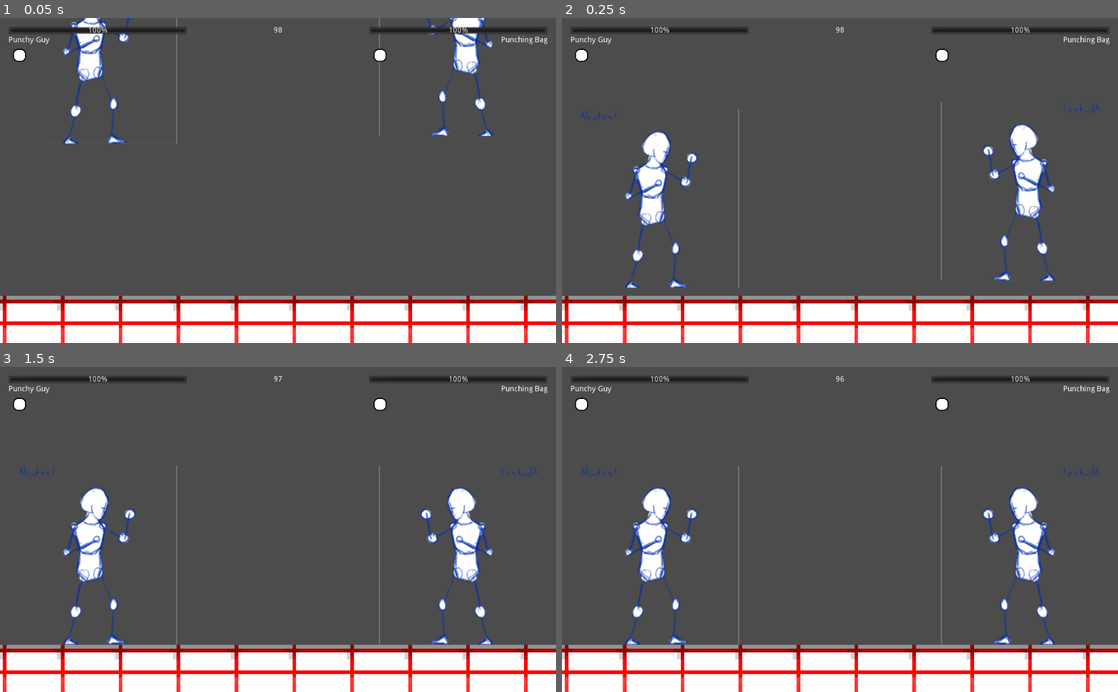
Above: before the commit, frames 1-4 (two rows, left to right).
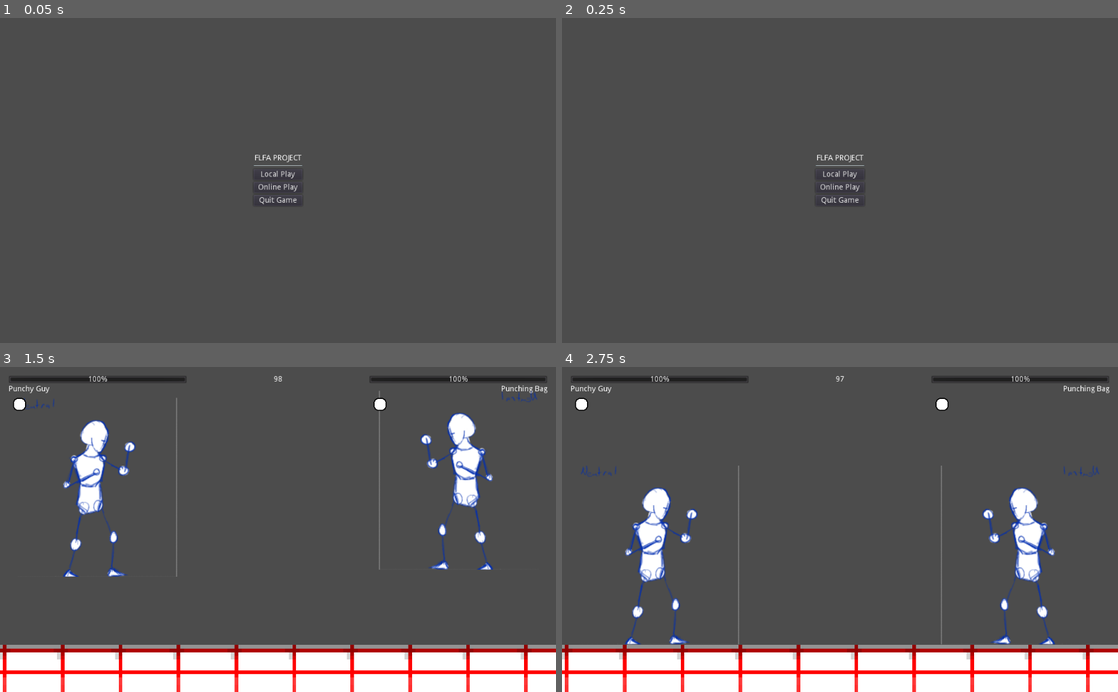
Above: after the commit, the same moments.

Repository: PistolRcks/flfa-project
Game: Godot game, scene res://ui/MainMenu.tscn
Two runs of this game, one before a commit and one after it. Both use one fixed random seed, a clock stepped at 60 frames per second and the inputs below. Before the commit the project starts from res://level/basic_arena/TestingArena.tscn.
Inputs (mouse positions are in pixels of both pictures, inside the frame that each line leads up to):
- Up to frame 1 (0.05 s): no input
- Up to frame 2 (0.25 s): no input
- Up to frame 3 (1.5 s): click (278, 536) at 0.5 s, where only the run after the commit has a clickable "Online Play"; click (278, 523) at 1.25 s, where only the run after the commit has a clickable "Local Play"
- Up to frame 4 (2.75 s): tap Enter at 2 s

The runs differ from the first frame. In frame 1, 19% of the frame differs, in the area x 0-100%, y 0-100%; in frame 2, 20%, in the area x 0-100%, y 2-100%; in frame 3, 6.7%; in frame 4, less than 0.1%.

Commit message:
Created main menu, compartmentalization
Created a very basic main menu for the game. Some things were moved around for clarity's sake.
Also, I made a modal scene.

Diff:
--- a/entity/anim/basic_statemachine.tres
+++ b/entity/anim/basic_statemachine.tres
@@ -48,7 +48,7 @@
 nodes/OneShot/position = Vector2( 100, 120 )
 nodes/Transition/node = SubResource( 22 )
 nodes/Transition/position = Vector2( -140, 220 )
-node_connections = [ "output", 0, "OneShot", "Transition", 3, "Animation 2", "OneShot", 0, "Animation", "OneShot", 1, "Transition" ]
+node_connections = [ "output", 0, "OneShot", "OneShot", 0, "Animation", "OneShot", 1, "Transition", "Transition", 3, "Animation 2" ]
 
 [sub_resource type="AnimationNodeAnimation" id=31]
 animation = "crouch_trans"
@@ -104,7 +104,7 @@
 nodes/Transition/node = SubResource( 23 )
 nodes/Transition/position = Vector2( -40, 180 )
 nodes/output/position = Vector2( 400, 80 )
-node_connections = [ "output", 0, "OneShot", "Transition", 0, "Animation 3", "Transition", 1, "Animation 4", "Transition", 2, "Animation", "OneShot", 0, "Animation 2", "OneShot", 1, "Transition" ]
+node_connections = [ "output", 0, "OneShot", "OneShot", 0, "Animation 2", "OneShot", 1, "Transition", "Transition", 0, "Animation 3", "Transition", 1, "Animation 4", "Transition", 2, "Animation" ]
 
 [sub_resource type="AnimationNodeStateMachineTransition" id=6]
 
--- a/level/basic_arena/TestingArena.tscn
+++ b/level/basic_arena/TestingArena.tscn
@@ -1,7 +1,7 @@
 [gd_scene load_steps=9 format=2]
 
 [ext_resource path="res://entity/fighters/punchy_guy/PunchyGuy.tscn" type="PackedScene" id=1]
-[ext_resource path="res://ui/CombatUI.tscn" type="PackedScene" id=2]
+[ext_resource path="res://ui/components/CombatUI.tscn" type="PackedScene" id=2]
 [ext_resource path="res://level/Arena.gd" type="Script" id=3]
 [ext_resource path="res://level/basic_arena/res/tile.png" type="Texture" id=4]
 
--- a/project.godot
+++ b/project.godot
@@ -24,6 +24,11 @@
 "language": "GDScript",
 "path": "res://util/hitbox/Hitbox.gd"
 }, {
+"base": "PopupDialog",
+"class": "Modal",
+"language": "GDScript",
+"path": "res://ui/components/Modal.gd"
+}, {
 "base": "Entity",
 "class": "PlayerEntity",
 "language": "GDScript",
@@ -33,13 +38,14 @@
 "Combo": "",
 "Entity": "",
 "Hitbox": "",
+"Modal": "",
 "PlayerEntity": ""
 }
 
 [application]
 
 config/name="FLFA Project"
-run/main_scene="res://level/basic_arena/TestingArena.tscn"
+run/main_scene="res://ui/MainMenu.tscn"
 config/icon="res://icon.png"
 
 [autoload]
--- /dev/null
+++ b/ui/MainMenu.gd
@@ -0,0 +1,26 @@
+extends Control
+
+func _ready():
+	$"%QuitModal".set_title("Quit Game")
+	$"%QuitModal".set_info("Are you sure you want to quit the game?")
+
+""" Changes the scene to the TestingArena. """
+func _on_LocalButton_pressed():
+	get_tree().change_scene("res://level/basic_arena/TestingArena.tscn")
+
+
+func _on_OnlineButton_pressed():
+	pass # TODO: Eventually will prompt the user for an IP address
+
+""" Prompts the user if they want to quit the game. """
+func _on_ExitButton_pressed():
+	$"%QuitModal".popup()
+
+""" Closes the quit modal. """
+func _on_QuitModal_no_pressed():
+	$"%QuitModal".hide()
+
+""" Quits the game. """
+func _on_QuitModal_yes_pressed():
+	get_tree().notification(MainLoop.NOTIFICATION_WM_QUIT_REQUEST)
+	get_tree().quit()
--- /dev/null
+++ b/ui/MainMenu.tscn
@@ -0,0 +1,78 @@
+[gd_scene load_steps=3 format=2]
+
+[ext_resource path="res://ui/MainMenu.gd" type="Script" id=1]
+[ext_resource path="res://ui/components/Modal.tscn" type="PackedScene" id=2]
+
+[node name="MainMenu" type="Control"]
+anchor_right = 1.0
+anchor_bottom = 1.0
+script = ExtResource( 1 )
+
+[node name="QuitModal" parent="." instance=ExtResource( 2 )]
+unique_name_in_owner = true
+visible = false
+
+[node name="MarginContainer" type="MarginContainer" parent="."]
+anchor_right = 1.0
+anchor_bottom = 1.0
+margin_left = 32.0
+margin_top = 32.0
+margin_right = -32.0
+margin_bottom = -32.0
+size_flags_horizontal = 3
+size_flags_vertical = 3
+
+[node name="CenterContainer" type="CenterContainer" parent="MarginContainer"]
+margin_right = 960.0
+margin_bottom = 536.0
+size_flags_horizontal = 3
+size_flags_vertical = 3
+
+[node name="VBoxContainer" type="VBoxContainer" parent="MarginContainer/CenterContainer"]
+margin_left = 435.0
+margin_top = 220.0
+margin_right = 525.0
+margin_bottom = 315.0
+size_flags_horizontal = 3
+size_flags_vertical = 3
+alignment = 1
+
+[node name="Title" type="RichTextLabel" parent="MarginContainer/CenterContainer/VBoxContainer"]
+margin_right = 90.0
+margin_bottom = 15.0
+rect_min_size = Vector2( 90, 0 )
+size_flags_horizontal = 3
+size_flags_vertical = 3
+bbcode_enabled = true
+bbcode_text = "[center]FLFA PROJECT[/center]"
+text = "FLFA PROJECT"
+fit_content_height = true
+
+[node name="HSeparator" type="HSeparator" parent="MarginContainer/CenterContainer/VBoxContainer"]
+margin_top = 19.0
+margin_right = 90.0
+margin_bottom = 23.0
+
+[node name="LocalButton" type="Button" parent="MarginContainer/CenterContainer/VBoxContainer"]
+margin_top = 27.0
+margin_right = 90.0
+margin_bottom = 47.0
+text = "Local Play"
+
+[node name="OnlineButton" type="Button" parent="MarginContainer/CenterContainer/VBoxContainer"]
+margin_top = 51.0
+margin_right = 90.0
+margin_bottom = 71.0
+text = "Online Play"
+
+[node name="ExitButton" type="Button" parent="MarginContainer/CenterContainer/VBoxContainer"]
+margin_top = 75.0
+margin_right = 90.0
+margin_bottom = 95.0
+text = "Quit Game"
+
+[connection signal="no_pressed" from="QuitModal" to="." method="_on_QuitModal_no_pressed"]
+[connection signal="yes_pressed" from="QuitModal" to="." method="_on_QuitModal_yes_pressed"]
+[connection signal="pressed" from="MarginContainer/CenterContainer/VBoxContainer/LocalButton" to="." method="_on_LocalButton_pressed"]
+[connection signal="pressed" from="MarginContainer/CenterContainer/VBoxContainer/OnlineButton" to="." method="_on_OnlineButton_pressed"]
+[connection signal="pressed" from="MarginContainer/CenterContainer/VBoxContainer/ExitButton" to="." method="_on_ExitButton_pressed"]
--- a/ui/CombatUI.tscn
+++ b/ui/components/CombatUI.tscn
@@ -1,6 +1,6 @@
 [gd_scene load_steps=2 format=2]
 
-[ext_resource path="res://ui/CombatUI.gd" type="Script" id=1]
+[ext_resource path="res://ui/components/CombatUI.gd" type="Script" id=1]
 
 [node name="CombatUI" type="Control" groups=["combat_ui"]]
 anchor_right = 1.0
--- /dev/null
+++ b/ui/components/Modal.gd
@@ -0,0 +1,32 @@
+class_name Modal
+extends PopupDialog
+
+# TODO: Later, you should be able to change the "yes" and "no" text.
+
+signal yes_pressed()
+signal no_pressed()
+
+# Called when the node enters the scene tree for the first time.
+func _ready():
+	pass # Replace with function body.
+
+""" Sets a new title for the modal.
+	Params:
+		`String` new_title - The new title to be put on the modal. BBCode may be used.
+"""
+func set_title(new_title: String) -> void:
+	$"%ModalTitle".bbcode_text = "[center]" + new_title + "[/center]"
+
+""" Sets new information for the modal.
+	Params:
+		`String` new_info - The new information to be put on the modal. BBCode may be used.
+"""
+func set_info(new_info: String) -> void:
+	$"%ModalInfo".bbcode_text = "[center]" + new_info + "[/center]"
+
+# Pass on event occurrences upwards
+func _on_YesButton_pressed():
+	emit_signal("yes_pressed")
+
+func _on_NoButton_pressed():
+	emit_signal("no_pressed")
--- /dev/null
+++ b/ui/components/Modal.tscn
@@ -0,0 +1,90 @@
+[gd_scene load_steps=2 format=2]
+
+[ext_resource path="res://ui/components/Modal.gd" type="Script" id=1]
+
+[node name="Modal" type="PopupDialog"]
+anchor_right = 1.0
+anchor_bottom = 1.0
+script = ExtResource( 1 )
+
+[node name="MarginContainer" type="MarginContainer" parent="."]
+anchor_right = 1.0
+anchor_bottom = 1.0
+custom_constants/margin_right = 300
+custom_constants/margin_top = 200
+custom_constants/margin_left = 300
+custom_constants/margin_bottom = 200
+
+[node name="PanelContainer" type="PanelContainer" parent="MarginContainer"]
+margin_left = 300.0
+margin_top = 200.0
+margin_right = 724.0
+margin_bottom = 400.0
+
+[node name="MarginContainer" type="MarginContainer" parent="MarginContainer/PanelContainer"]
+margin_left = 7.0
+margin_top = 7.0
+margin_right = 417.0
+margin_bottom = 193.0
+custom_constants/margin_right = 16
+custom_constants/margin_top = 16
+custom_constants/margin_left = 16
+custom_constants/margin_bottom = 16
+
+[node name="VBoxContainer" type="VBoxContainer" parent="MarginContainer/PanelContainer/MarginContainer"]
+margin_left = 16.0
+margin_top = 16.0
+margin_right = 394.0
+margin_bottom = 170.0
+
+[node name="ModalTitle" type="RichTextLabel" parent="MarginContainer/PanelContainer/MarginContainer/VBoxContainer"]
+unique_name_in_owner = true
+margin_right = 378.0
+margin_bottom = 15.0
+size_flags_horizontal = 3
+bbcode_enabled = true
+bbcode_text = "[center]Modal Title[/center]"
+text = "Modal Title"
+fit_content_height = true
+
+[node name="HSeparator" type="HSeparator" parent="MarginContainer/PanelContainer/MarginContainer/VBoxContainer"]
+margin_top = 19.0
+margin_right = 378.0
+margin_bottom = 23.0
+
+[node name="ModalInfo" type="RichTextLabel" parent="MarginContainer/PanelContainer/MarginContainer/VBoxContainer"]
+unique_name_in_owner = true
+margin_top = 27.0
+margin_right = 378.0
+margin_bottom = 130.0
+size_flags_vertical = 3
+bbcode_enabled = true
+bbcode_text = "[center]Modal Information[/center]"
+text = "Modal Information"
+fit_content_height = true
+
+[node name="CenterContainer" type="CenterContainer" parent="MarginContainer/PanelContainer/MarginContainer/VBoxContainer"]
+margin_top = 134.0
+margin_right = 378.0
+margin_bottom = 154.0
+
+[node name="HBoxContainer" type="HBoxContainer" parent="MarginContainer/PanelContainer/MarginContainer/VBoxContainer/CenterContainer"]
+margin_left = 129.0
+margin_right = 249.0
+margin_bottom = 20.0
+
+[node name="YesButton" type="Button" parent="MarginContainer/PanelContainer/MarginContainer/VBoxContainer/CenterContainer/HBoxContainer"]
+unique_name_in_owner = true
+margin_right = 62.0
+margin_bottom = 20.0
+text = "Confirm"
+
+[node name="NoButton" type="Button" parent="MarginContainer/PanelContainer/MarginContainer/VBoxContainer/CenterContainer/HBoxContainer"]
+unique_name_in_owner = true
+margin_left = 66.0
+margin_right = 120.0
+margin_bottom = 20.0
+text = "Cancel"
+
+[connection signal="pressed" from="MarginContainer/PanelContainer/MarginContainer/VBoxContainer/CenterContainer/HBoxContainer/YesButton" to="." method="_on_YesButton_pressed"]
+[connection signal="pressed" from="MarginContainer/PanelContainer/MarginContainer/VBoxContainer/CenterContainer/HBoxContainer/NoButton" to="." method="_on_NoButton_pressed"]
Not shown, added: export_presets.cfg
Renamed: ui/CombatUI.gd -> ui/components/CombatUI.gd
